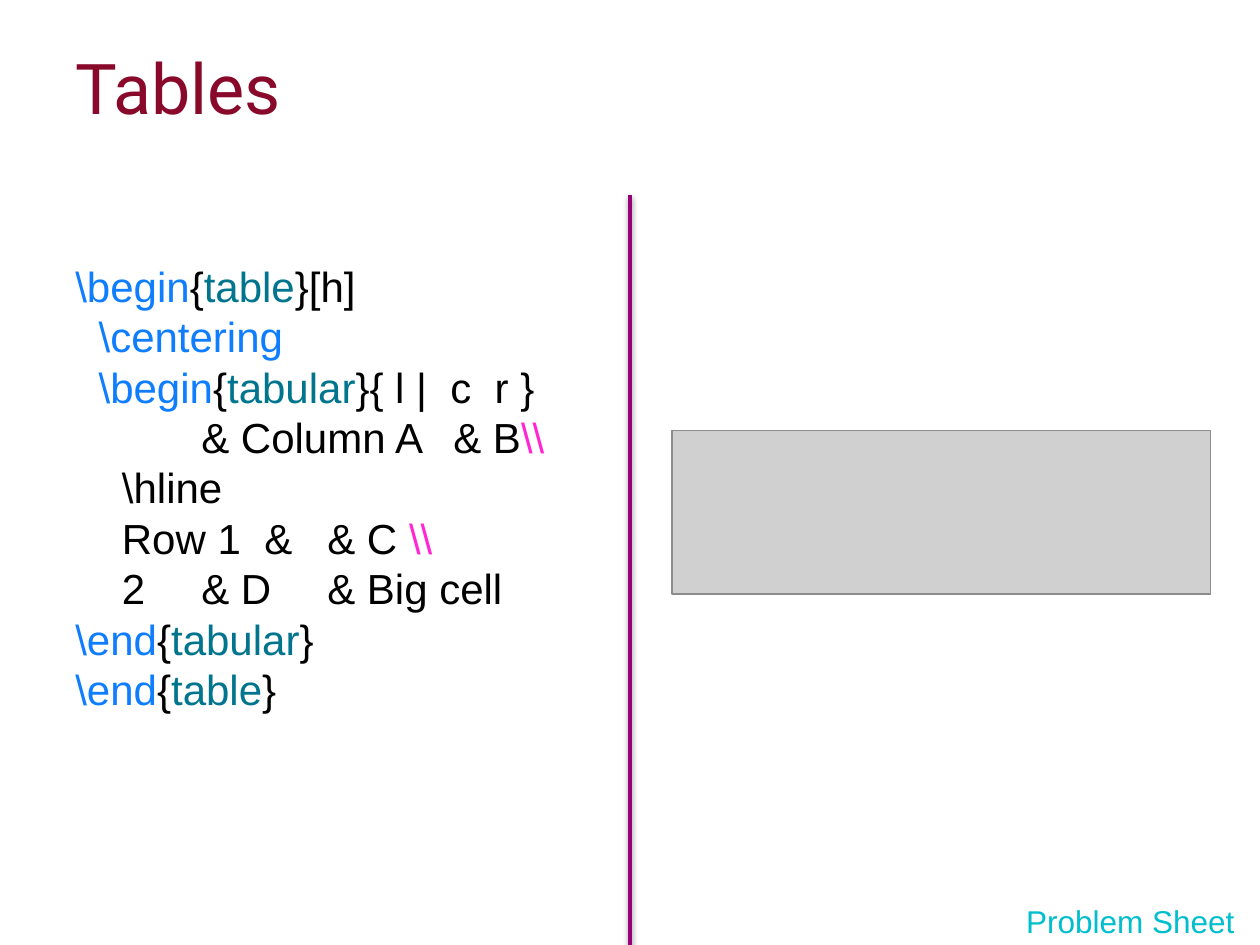
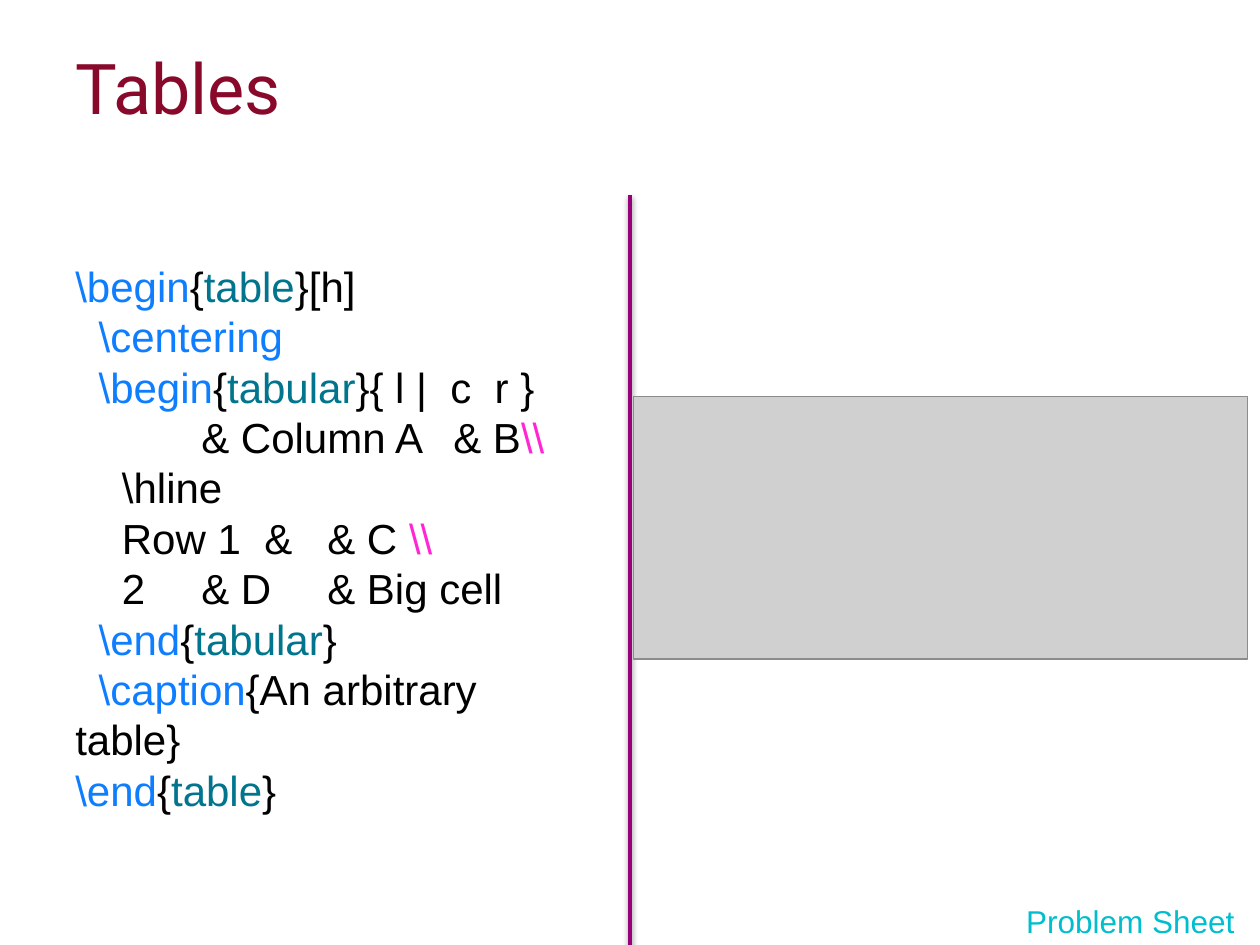
Before and after one commit to ImperialCollegeLondon/RCDS-introduction-to-latex, a slide deck: slide 15 of Intro to Latex Slides.pptx. Drawn at 1260x945 pixels with LibreOffice and Linux fonts; fonts in the diff are those of the drawing; grey boxes stand for pictures; background and template pictures are left out. Boxes give left, top, right and bottom in pixels: in the first picture for what was removed or moved away, otherwise in the second. Text is boxed around its words. In the diff, an @@ line names an element or a change of style, - is before the commit and + after.

```diff
--- a/Intro to Latex Slides.pptx
+++ b/Intro to Latex Slides.pptx
@@ picture: place and size @@
-picture at <box>672,431,1211,595</box>
+picture at <box>634,397,1247,659</box>
@@ text at <box>75,573,502,764</box>: text changed @@
-2 & D & Big cell \end{tabular}
+2 & D & Big cell
+\end{tabular}
+\caption{An arbitrary table}
```
Also in this commit, not shown: 2 other slides changed, 2 other files.
